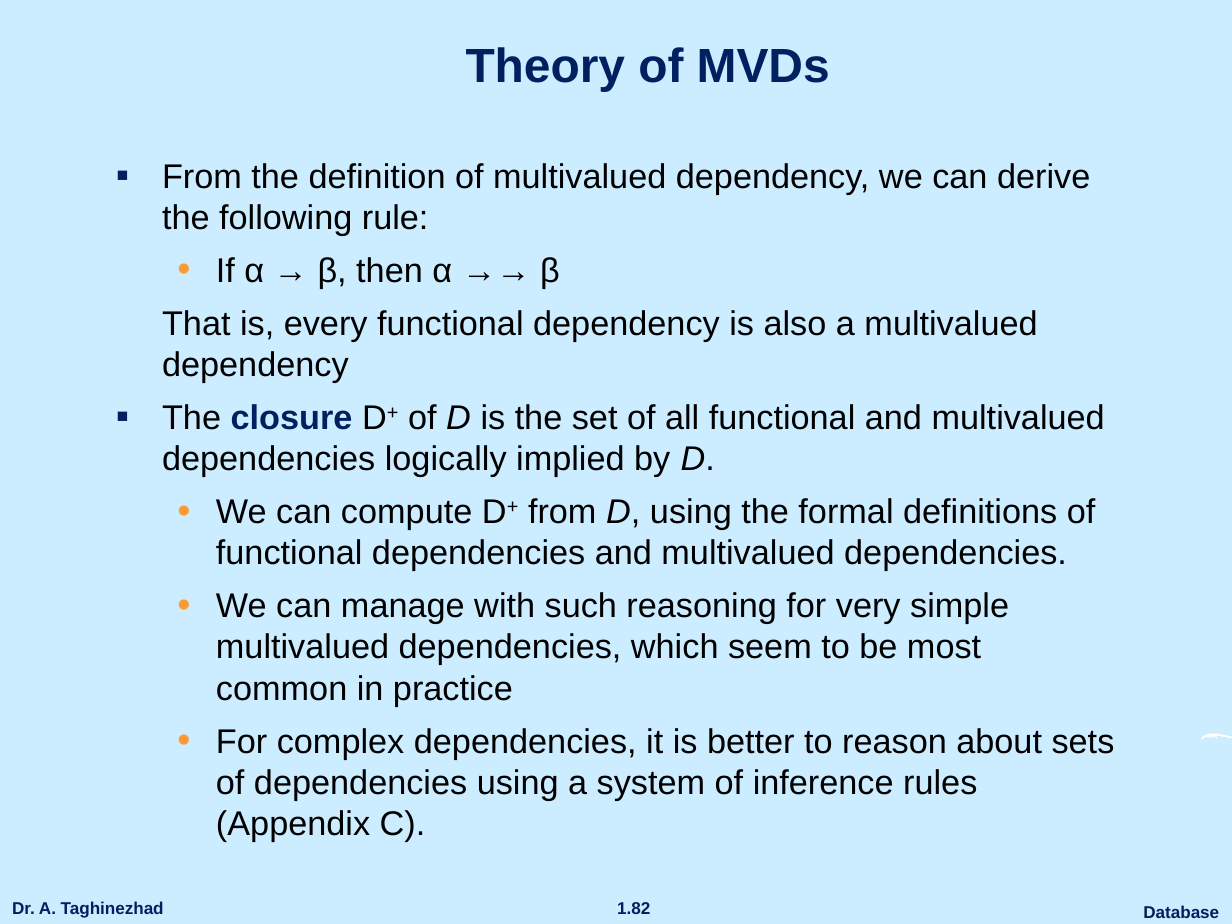
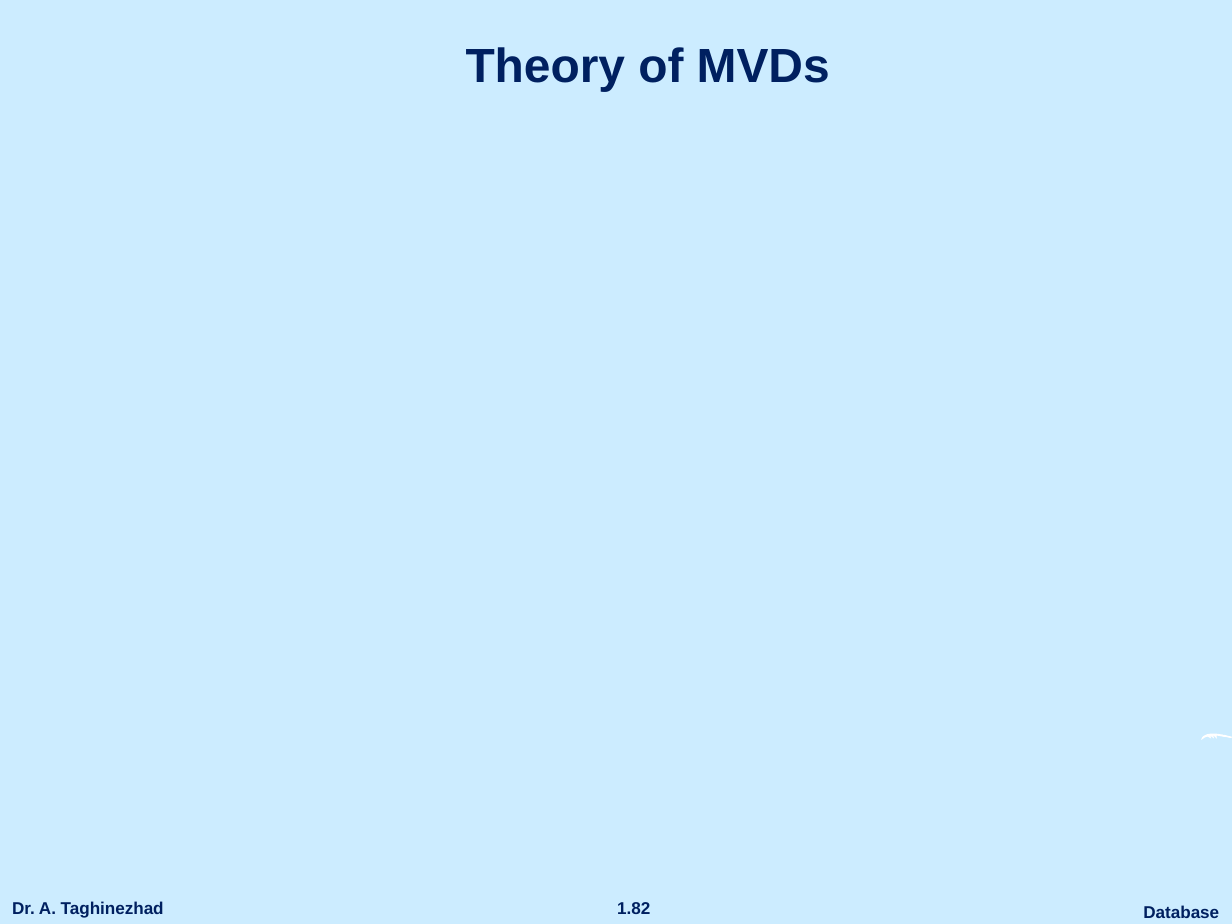
Before and after one commit to ataghinezhad/ataghinezhad.github.io, a slide deck: slide 82 of courses/downloads/temp/Database_Lec5.pptx. Drawn at 1232x924 pixels with LibreOffice and Linux fonts; fonts in the diff are those of the drawing; grey boxes stand for pictures; background and template pictures are left out. Boxes give left, top, right and bottom in pixels: in the first picture for what was removed or moved away, otherwise in the second. Text is boxed around its words. In the diff, an @@ line names an element or a change of style, - is before the commit and + after.

```diff
--- a/courses/downloads/temp/Database_Lec5.pptx
+++ b/courses/downloads/temp/Database_Lec5.pptx
@@ text removed at [162, 163, 1115, 841] @@
-▪ From the definition of multivalued dependency, we can derive the following rule:
-  • If α → β, then α →→ β
-That is, every functional dependency is also a multivalued dependency
-▪ The closure D+ of D is the set of all functional and multivalued dependencies logically implied by D.
-  • We can compute D+ from D, using the formal definitions of functional dependencies and multivalued dependencies.
-  • We can manage with such reasoning for very simple multivalued dependencies, which seem to be most common in practice
-  • For complex dependencies, it is better to reason about sets of dependencies using a system of inference rules (Appendix C).
```
Also in this commit, not shown: 86 other slides changed, 12 slides added, 12 slides removed, 3 other files.
